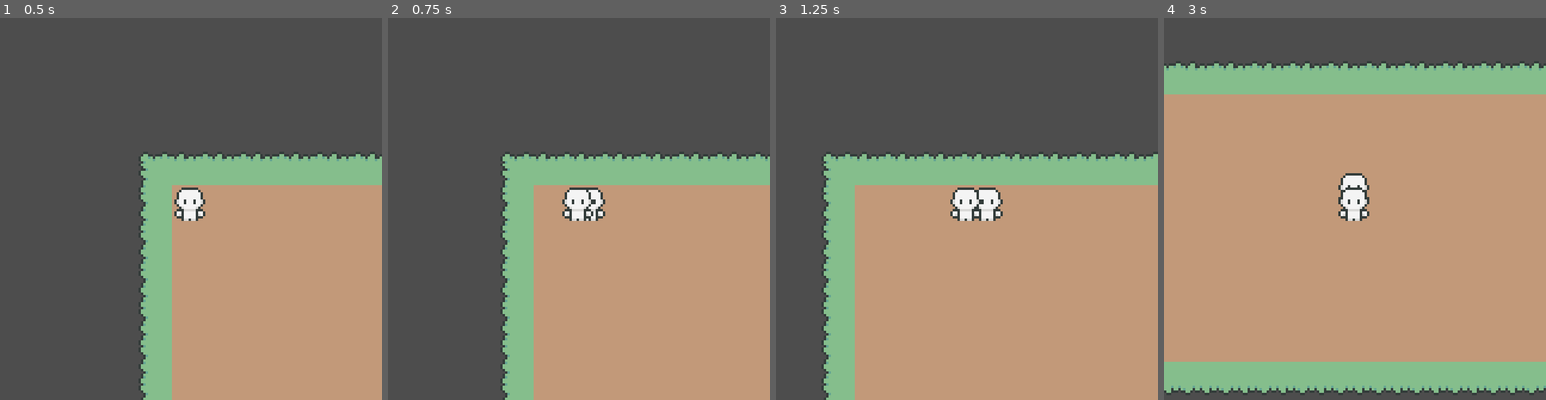
Above: before the commit, frames 1-4 (left to right).
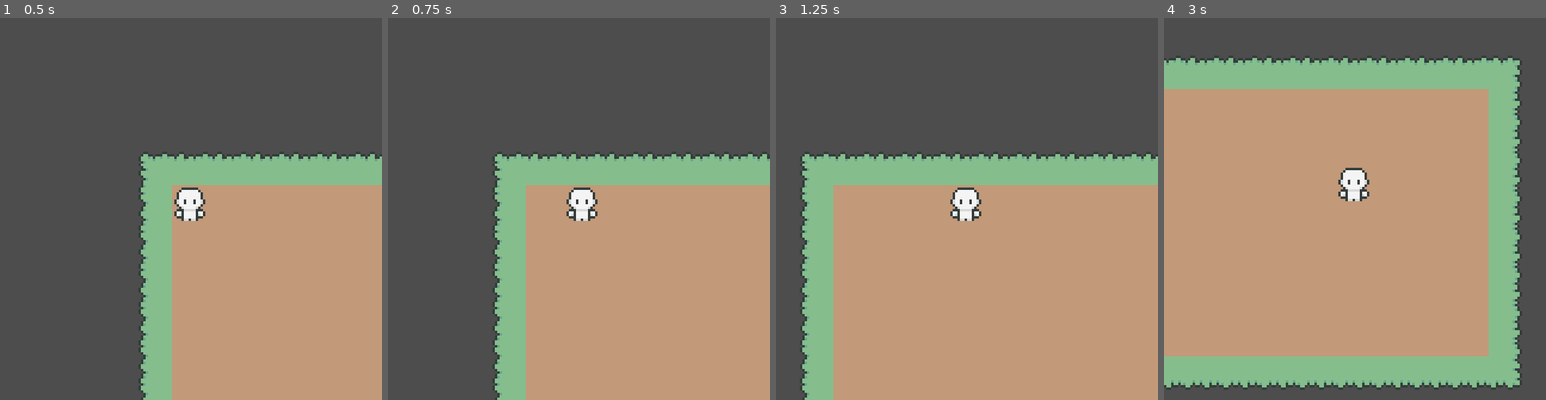
Above: after the commit, the same moments.

Repository: wnskim/LionJam2025
Game: Godot game, scene res://main.tscn
Two runs of this game, one before a commit and one after it. Both use one fixed random seed, a clock stepped at 60 frames per second and the inputs below.
Inputs:
- Up to frame 1 (0.5 s): no input
- Up to frame 2 (0.75 s): tap Enter at 0.5 s; hold D (Right) from 0.53 s (still down)
- Up to frame 3 (1.25 s): keep holding D (Right)
- Up to frame 4 (3 s): release D (Right) at 1.28 s; hold S (Down) 1.28-2.03 s; hold D (Right) 2.03-2.78 s; hold W (Up) from 2.78 s (still down)

Frame 1 is identical in both runs. In frame 2, 4.3% of the frame differs, in the area x 27-100%, y 35-100%; in frame 3, 8.9%; in frame 4, 19%, in the area x 0-100%, y 9-99%.

Commit message:
updating movement.

Diff:
--- a/main.tscn
+++ b/main.tscn
@@ -113,6 +113,7 @@
 script = ExtResource("18_lg7gg")
 
 [node name="Sprite2D" type="Sprite2D" parent="Player"]
+visible = false
 texture = SubResource("AtlasTexture_arc5v")
 
 [node name="Camera2D" type="Camera2D" parent="Player/Sprite2D"]
--- a/player.gd
+++ b/player.gd
@@ -13,7 +13,7 @@
 		is_moving = false
 		return
 
-	sprite2d.global_position = sprite2d.global_position.move_toward(global_position, 1 )
+	sprite2d.global_position = sprite2d.global_position.move_toward(global_position, 1.3)
 
 
 func _process(delta):
--- a/project.godot
+++ b/project.godot
@@ -26,25 +26,25 @@
 [input]
 
 Left={
-"deadzone": 0.5,
+"deadzone": 0.1,
 "events": [Object(InputEventKey,"resource_local_to_scene":false,"resource_name":"","device":-1,"window_id":0,"alt_press …(191 unchanged characters)…
 , Object(InputEventKey,"resource_local_to_scene":false,"resource_name":"","device":-1,"window_id":0,"alt_pressed":false …(186 unchanged characters)…
 ]
 }
 Right={
-"deadzone": 0.5,
+"deadzone": 0.1,
 "events": [Object(InputEventKey,"resource_local_to_scene":false,"resource_name":"","device":-1,"window_id":0,"alt_press …(192 unchanged characters)…
 , Object(InputEventKey,"resource_local_to_scene":false,"resource_name":"","device":-1,"window_id":0,"alt_pressed":false …(186 unchanged characters)…
 ]
 }
 Up={
-"deadzone": 0.5,
+"deadzone": 0.1,
 "events": [Object(InputEventKey,"resource_local_to_scene":false,"resource_name":"","device":-1,"window_id":0,"alt_press …(192 unchanged characters)…
 , Object(InputEventKey,"resource_local_to_scene":false,"resource_name":"","device":-1,"window_id":0,"alt_pressed":false …(186 unchanged characters)…
 ]
 }
 Down={
-"deadzone": 0.5,
+"deadzone": 0.1,
 "events": [Object(InputEventKey,"resource_local_to_scene":false,"resource_name":"","device":-1,"window_id":0,"alt_press …(192 unchanged characters)…
 , Object(InputEventKey,"resource_local_to_scene":false,"resource_name":"","device":-1,"window_id":0,"alt_pressed":false …(186 unchanged characters)…
 ]
